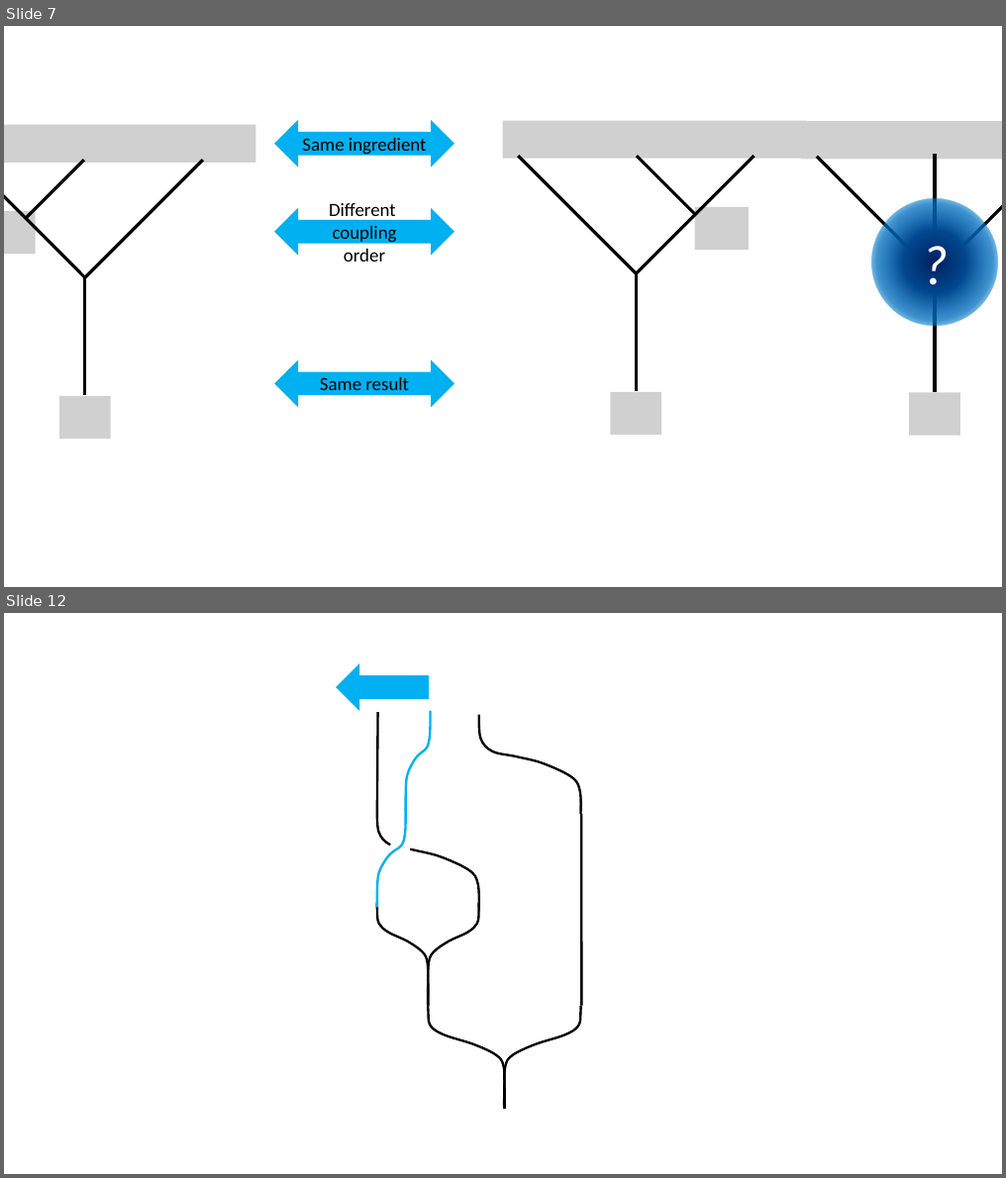
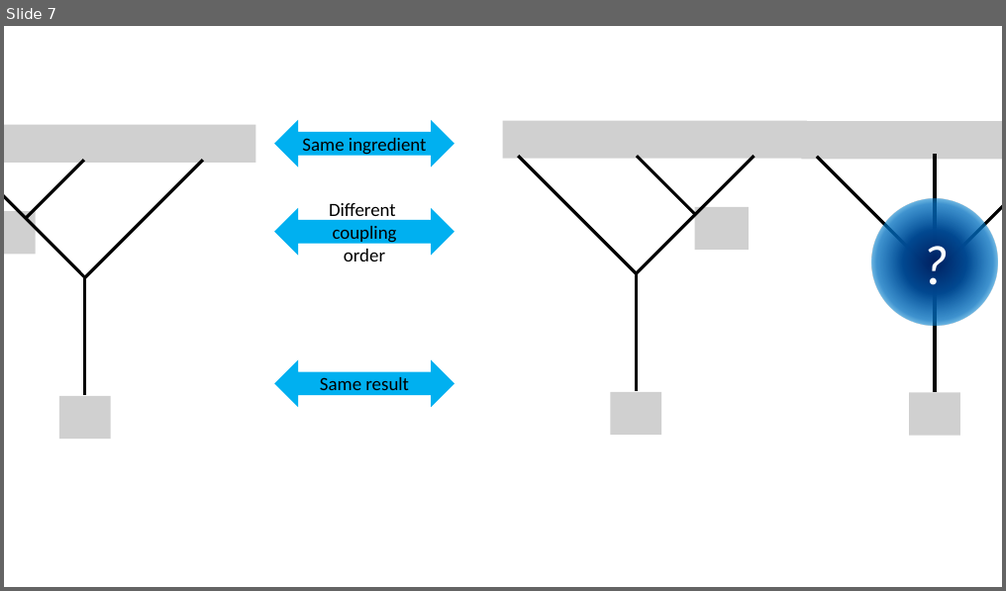
Before and after one commit to yk-liu/yk-liu.github.io, a slide deck: _posts/2019-04-13-Introduction-to-QC-and-TQC-Braiding-Anyons/assets/pics.source.pptx. Shown one above the other, each under a label of ours: slides 7 and 12 before the commit, slide 7 after it; the slides between them are not shown. The pictures are 1006x1178 and 1006x591 pixels, drawn with LibreOffice and Linux fonts; fonts in the diff are those of the drawing; grey boxes stand for pictures. Boxes give left, top, right and bottom in pixels: in the first picture for what was removed or moved away, otherwise in the second. Text is boxed around its words. In the diff, an @@ line names an element or a change of style, - is before the commit and + after.

```diff
--- a/_posts/2019-04-13-Introduction-to-QC-and-TQC-Braiding-Anyons/assets/pics.source.pptx
+++ b/_posts/2019-04-13-Introduction-to-QC-and-TQC-Braiding-Anyons/assets/pics.source.pptx
@@ slide 12 removed at bbox=[4, 613, 1002, 1174], background #FFFFFF @@
@@ left arrow removed at bbox=[337, 664, 428, 710] @@
@@ line removed from (378, 713) to (377, 808) @@
@@ freeform shape removed at bbox=[406, 710, 431, 810] @@
@@ freeform shape removed at bbox=[479, 715, 581, 814] @@
@@ freeform shape removed at bbox=[377, 808, 478, 908] @@
@@ freeform shape removed at bbox=[377, 808, 405, 908] @@
@@ line removed from (581, 814) to (582, 1006) @@
@@ ellipse removed at bbox=[390, 841, 409, 859] @@
@@ freeform shape removed at bbox=[377, 903, 428, 1006] @@
@@ freeform shape removed at bbox=[428, 903, 478, 1006] @@
@@ freeform shape removed at bbox=[429, 1006, 505, 1109] @@
@@ freeform shape removed at bbox=[505, 1006, 581, 1109] @@
```
Also in this commit, not shown: 1 slide changed, 16 slides added, 13 other slides removed, 3 other files.
